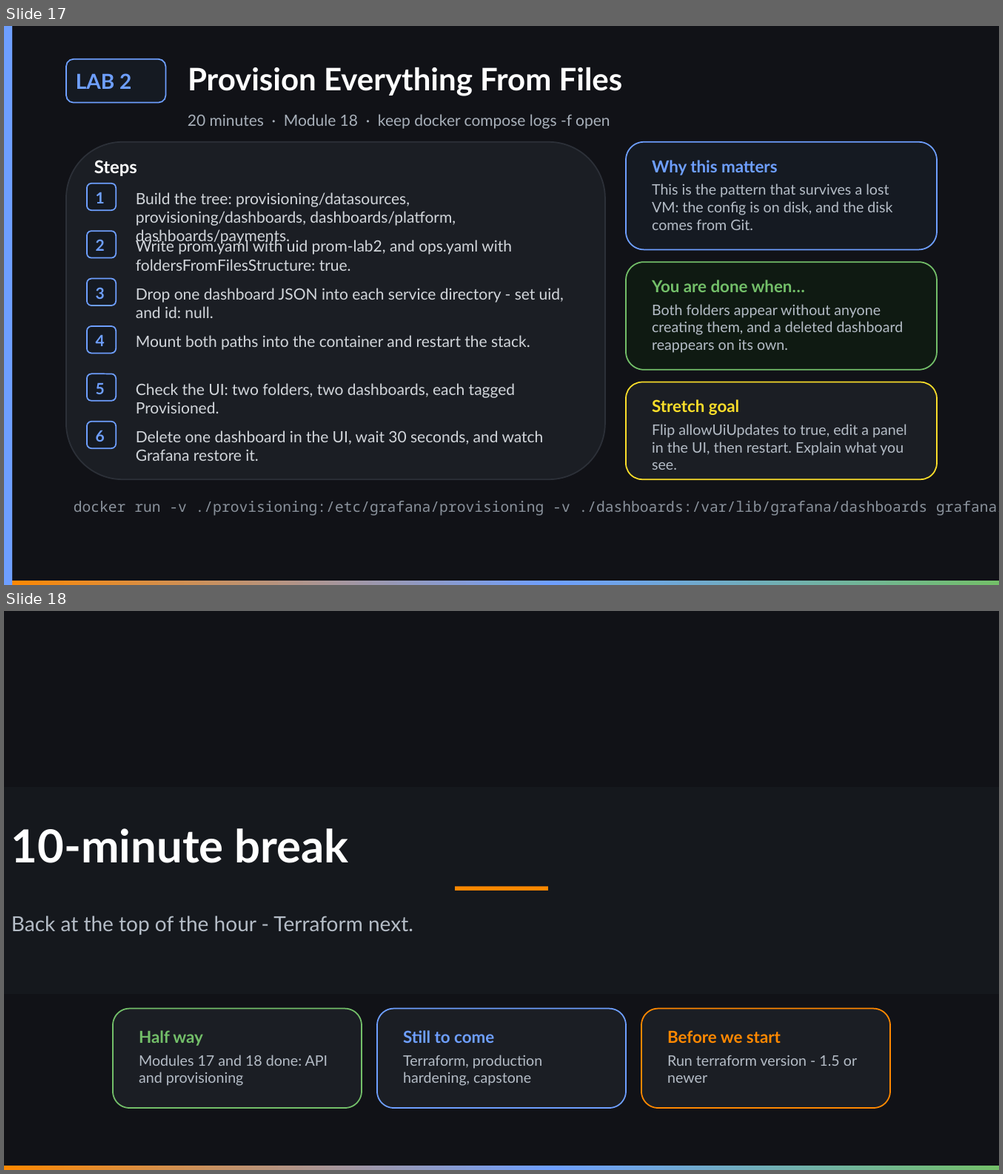
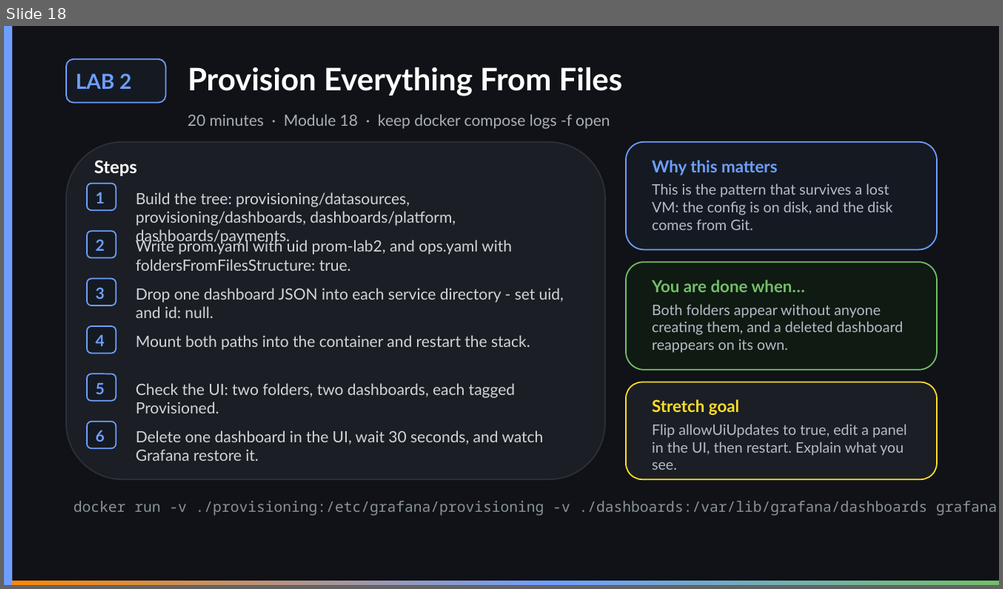
Before and after one commit to vikash-verma-profile/garfana-August-2026, a slide deck: Day-5/Day-5.pptx. Shown one above the other, each under a label of ours: slides 17 and 18 before the commit, slide 18 after it. The pictures are 1003x1174 and 1003x589 pixels, drawn with LibreOffice and Linux fonts; fonts in the diff are those of the drawing. Boxes give left, top, right and bottom in pixels: in the first picture for what was removed or moved away, otherwise in the second. Text is boxed around its words. In the diff, an @@ line names an element or a change of style, - is before the commit and + after.

```diff
--- a/Day-5/Day-5.pptx
+++ b/Day-5/Day-5.pptx
@@ slide 18 removed at [4,611,999,1170], background #111217; not listed: 1 template element that a slide beside it also shows @@
@@ rectangle removed at [4,787,999,994] @@
@@ text removed at [11,829,349,863] @@
-10-minute break
@@ rectangle removed at [455,886,548,891] @@
@@ text removed at [11,916,413,935] @@
-Back at the top of the hour - Terraform next.
@@ rounded rectangle removed at [113,1008,361,1108] @@
@@ rounded rectangle removed at [377,1008,626,1108] @@
@@ rounded rectangle removed at [641,1008,890,1108] @@
@@ text removed at [139,1031,203,1046] @@
-Half way
@@ text removed at [403,1031,494,1043] @@
-Still to come
@@ text removed at [667,1031,780,1043] @@
-Before we start
@@ text removed at [139,1055,328,1086] @@
-Modules 17 and 18 done: API and provisioning
@@ text removed at [403,1055,542,1086] @@
-Terraform, production hardening, capstone
@@ text removed at [667,1056,856,1083] @@
-Run terraform version - 1.5 or newer
@@ what was slide 17 is now slide 18 @@
```
Also in this commit, not shown: 4 slides added, 1 other slide removed, 28 other files.
